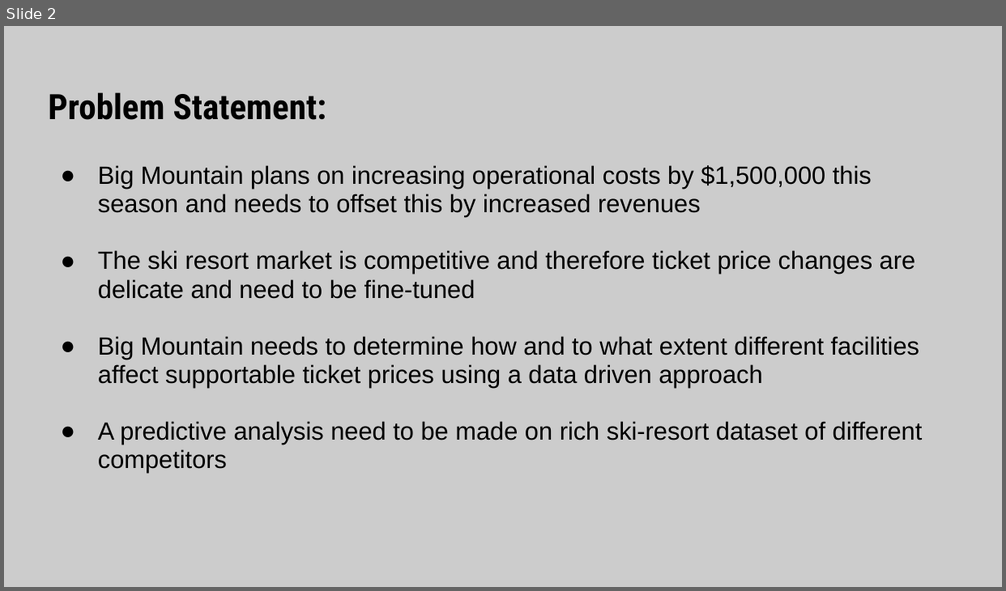
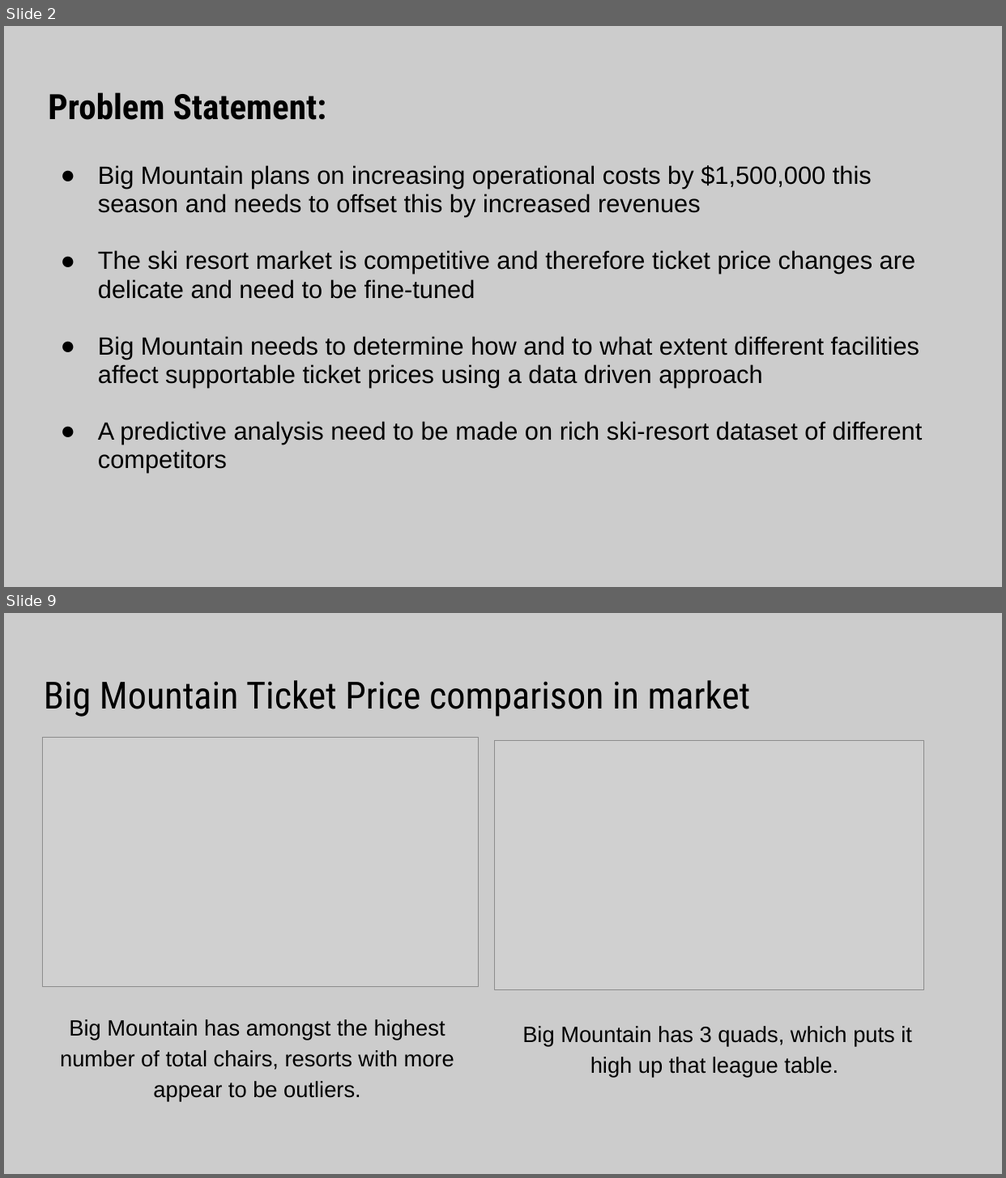
Before and after one commit to shaisid01/Data-Science, a slide deck: CapstoneProjects/Big Mountain Ski Resort/Docs/Project Slides.pptx. Shown one above the other, each under a label of ours: slide 2 before the commit, slides 2 and 9 after it; the slides between them are not shown. The pictures are 1006x591 and 1006x1178 pixels, drawn with LibreOffice and Linux fonts; fonts in the diff are those of the drawing; grey boxes stand for pictures. Boxes give left, top, right and bottom in pixels: in the first picture for what was removed or moved away, otherwise in the second. Text is boxed around its words. In the diff, an @@ line names an element or a change of style, - is before the commit and + after.

```diff
--- a/CapstoneProjects/Big Mountain Ski Resort/Docs/Project Slides.pptx
+++ b/CapstoneProjects/Big Mountain Ski Resort/Docs/Project Slides.pptx
@@ slide 9 added at (4,613,1002,1174), background #CCCCCC @@
@@ title added at (44,680,751,717), 27 pt, text #000000 @@
+Big Mountain Ticket Price comparison in market
@@ picture added at (43,738,478,987) @@
@@ picture added at (495,741,924,990) @@
@@ text added at (60,1020,454,1102), 16 pt, text #000000 @@
+Big Mountain has amongst the highest number of total chairs, resorts with more appear to be outliers.
@@ text added at (522,1026,912,1077), 16 pt, text #000000 @@
+Big Mountain has 3 quads, which puts it high up that league table.
```
Also in this commit, not shown: 6 slides changed, 2 other slides added, 1 other file.
